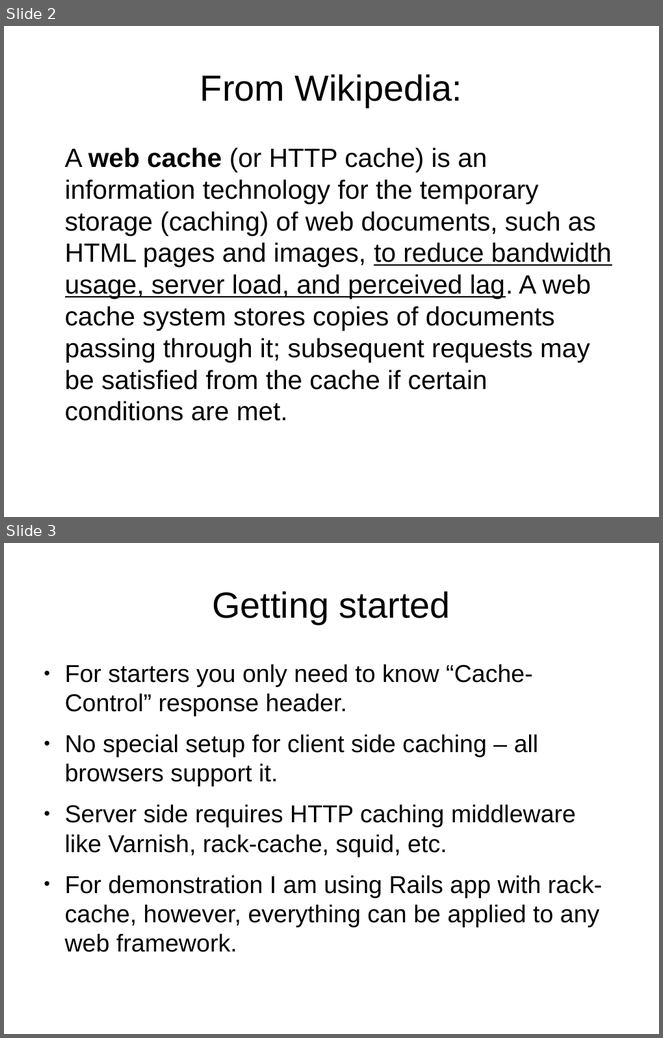
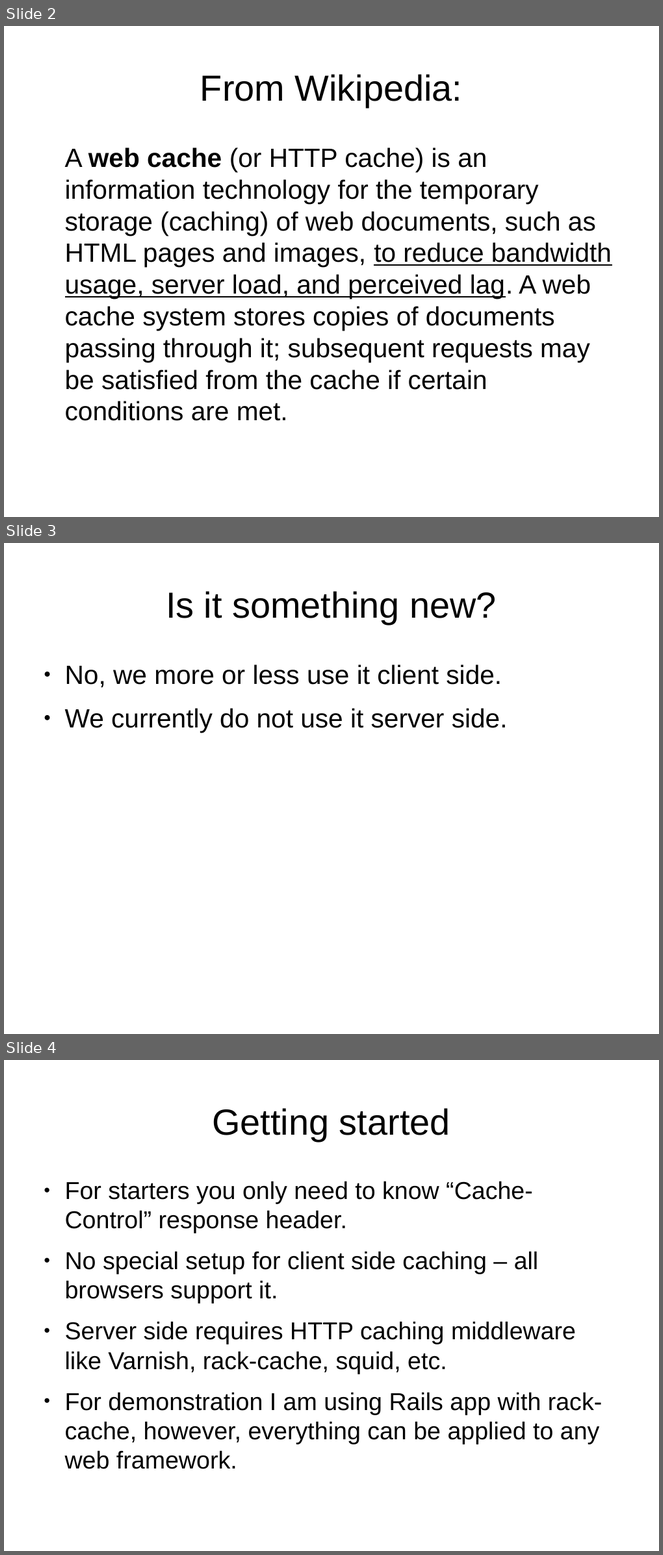
Before and after one commit to tadas-s/rack-cache-rails-demo, a slide deck: gentle-intro-to-client-and-server-side-http-caching.odp. Shown one above the other, each under a label of ours: slides 2 and 3 before the commit, slides 2, 3 and 4 after it. The pictures are 663x1038 and 663x1555 pixels, drawn with LibreOffice and Linux fonts; fonts in the diff are those of the drawing. Boxes give left, top, right and bottom in pixels: in the first picture for what was removed or moved away, otherwise in the second. Text is boxed around its words. In the diff, an @@ line names an element or a change of style, - is before the commit and + after.

```diff
--- a/gentle-intro-to-client-and-server-side-http-caching.odp
+++ b/gentle-intro-to-client-and-server-side-http-caching.odp
@@ slide 3 added at box(4, 543, 659, 1034), background #FFFFFF @@
@@ title added at box(166, 591, 497, 624), 44 pt, text #000000 @@
+Is it something new?
@@ text added at box(65, 665, 508, 733), 32 pt, text #000000 @@
+● No, we more or less use it client side.
+● We currently do not use it server side.
@@ what was slide 3 is now slide 4 @@
```
Also in this commit, not shown: 2 slides changed.
